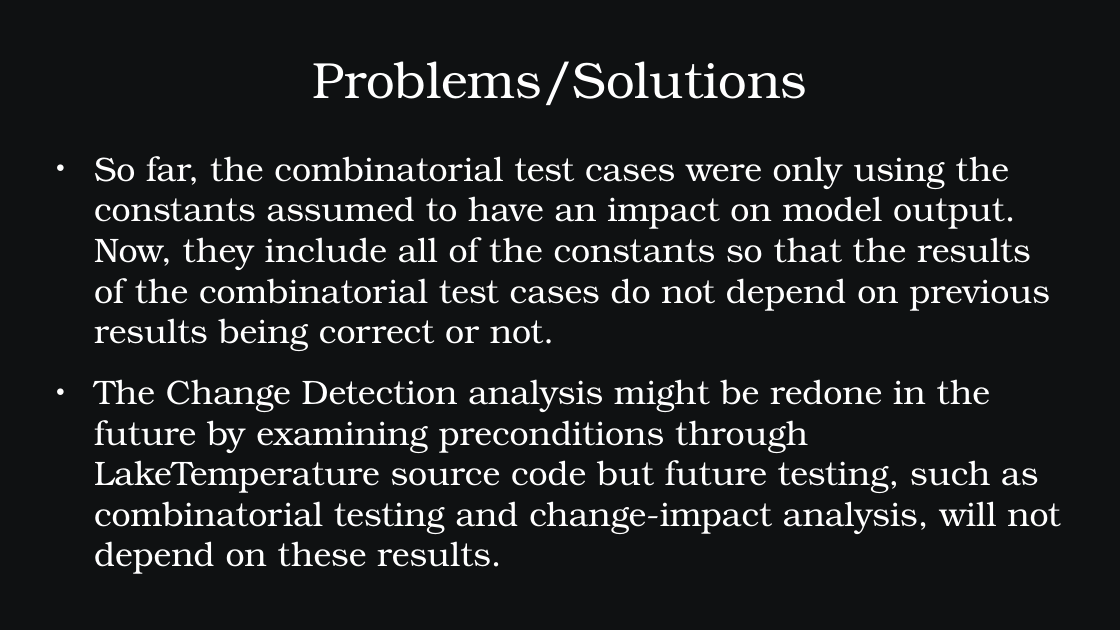
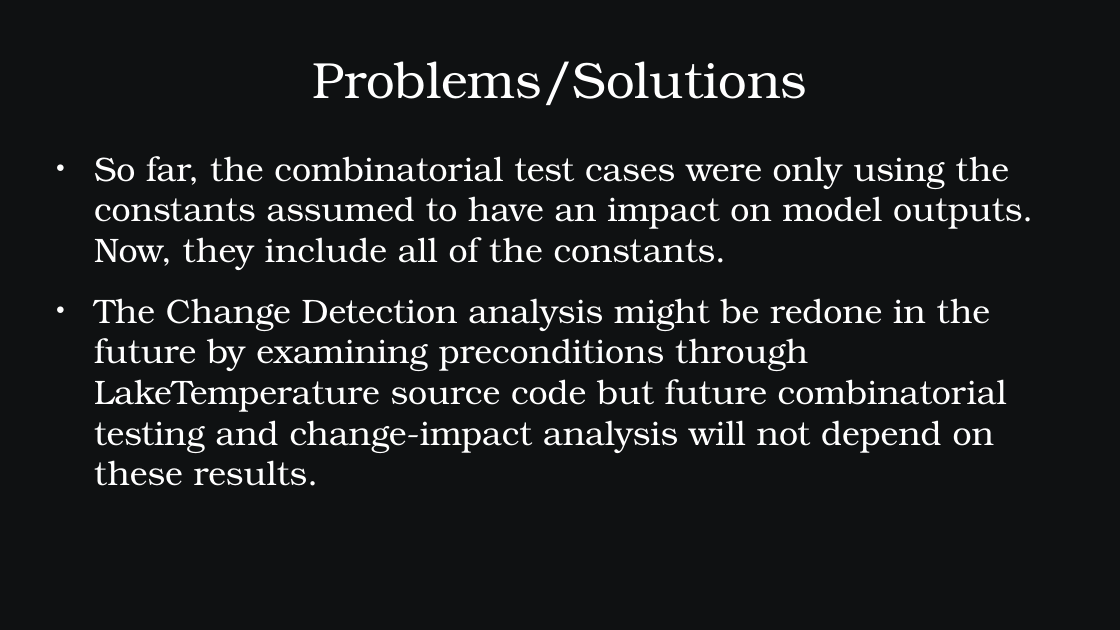
Before and after one commit to SamAllen06/lake_temp_work, a slide deck: slide 20 of documentation/for_collaborators/AnalysisOverview.pptx. Drawn at 1120x630 pixels with LibreOffice and Linux fonts; fonts in the diff are those of the drawing. Boxes give left, top, right and bottom in pixels: in the first picture for what was removed or moved away, otherwise in the second. Text is boxed around its words. In the diff, an @@ line names an element or a change of style, - is before the commit and + after.

```diff
--- a/documentation/for_collaborators/AnalysisOverview.pptx
+++ b/documentation/for_collaborators/AnalysisOverview.pptx
@@ text at [94,156,1033,486]: text changed @@
-● So far, the combinatorial test cases were only using the constants assumed to have an impact on model output. Now, they include all of the constants so that the results of the combinatorial test cases do not depend on previous results being correct or not.
-● The Change Detection analysis might be redone in the future by examining preconditions through LakeTemperature source code but future testing, such as combinatorial testing and change-impact analysis, will not depend on these results.
+● So far, the combinatorial test cases were only using the constants assumed to have an impact on model outputs. Now, they include all of the constants.
+● The Change Detection analysis might be redone in the future by examining preconditions through LakeTemperature source code but future combinatorial testing and change-impact analysis will not depend on these results.
```
Also in this commit, not shown: 19 other slides changed.
